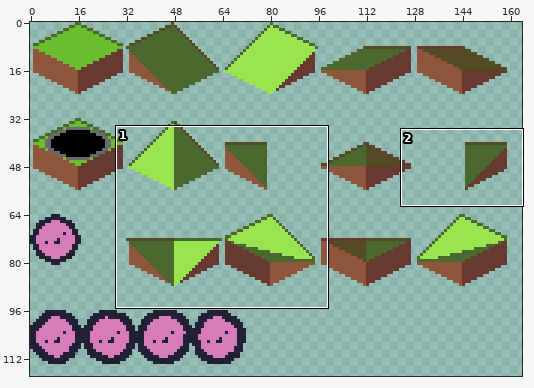
Edited in one commit: pixel-art file (game/sprites/spritesheet.aseprite). Above, an overview of the earlier version with the close-up marked.
Close-up. First the earlier version:
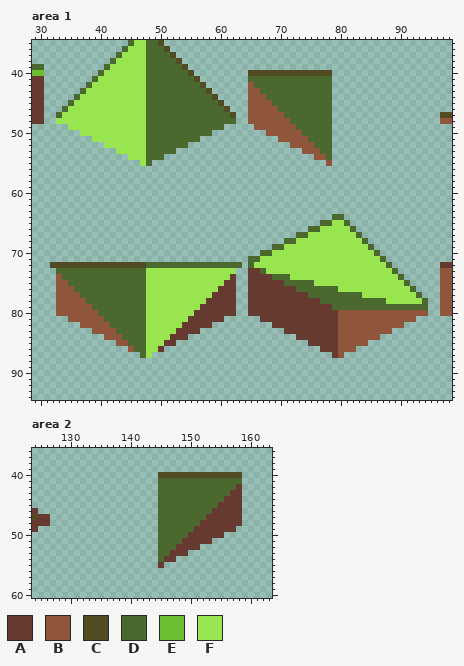
480x320 pixels, 1 frame. Shown: area 1: x 29..98, y 35..94; area 2: x 124..163, y 36..60. The wide view leaves out empty margins.
Palette (. is transparent): A #663931  B #8f563b  C #524b24  D #4b692f  E #6abe30  F #99e550
Pixels before, area 1 (only the part around the change), first column x 29:
37 ..............DFFFFDDDDC..............................................
38 .............DFFFFFDDDDDC.............................................
39 DD..........DFFFFFFDDDDDDC............................................
40 EE.........DFFFFFFFDDDDDDDC.........CCCCCCCCCCCCCC....................
41 AA........DFFFFFFFFDDDDDDDDC........DDDDDDDDDDDDDD....................
42 AA.......DFFFFFFFFFDDDDDDDDDC.......BDDDDDDDDDDDDD....................
43 AA......DFFFFFFFFFFDDDDDDDDDDC......BBDDDDDDDDDDDD....................
44 AA.....DFFFFFFFFFFFDDDDDDDDDDDC.....BBBDDDDDDDDDDD....................
45 AA....DFFFFFFFFFFFFDDDDDDDDDDDDC....BBBBDDDDDDDDDD....................
46 AA...DFFFFFFFFFFFFFDDDDDDDDDDDDDC...BBBBBDDDDDDDDD....................
47 AA..DFFFFFFFFFFFFFFDDDDDDDDDDDDDDC..BBBBBBDDDDDDDD..................CC
48 AA..FFFFFFFFFFFFFFFDDDDDDDDDDDDDDD..BBBBBBBDDDDDDD..................BB
49 ......FFFFFFFFFFFFFDDDDDDDDDDDDD.....BBBBBBBDDDDDD....................
50 ........FFFFFFFFFFFDDDDDDDDDDD.........BBBBBBDDDDD....................
51 ..........FFFFFFFFFDDDDDDDDD.............BBBBBDDDD....................
52 ............FFFFFFFDDDDDDD.................BBBBDDD....................
53 ..............FFFFFDDDDD.....................BBBDD....................
54 ................FFFDDD.........................BBD....................
55 ..................FD.............................B....................
56 ......................................................................
57 ......................................................................
58 ......................................................................
59 ......................................................................
60 ......................................................................
61 ......................................................................
62 ......................................................................
63 ......................................................................
64 ..................................................DD..................
65 ................................................DDFFD.................
66 ..............................................DDFFFFFD................
67 ............................................DDFFFFFFFFD...............
68 ..........................................DDFFFFFFFFFFFD..............
69 ........................................DDFFFFFFFFFFFFFFD.............
70 ......................................DDFFFFFFFFFFFFFFFFFD............
71 ....................................DDFFFFFFFFFFFFFFFFFFFFD...........
72 ...CCCCCCCCCCCCCCCCDDDDDDDDDDDDDDDD.DFFFFFFFFFFFFFFFFFFFFFFD........AA
73 ....DDDDDDDDDDDDDDDFFFFFFFFFFFFFFF..AADFFFFFFFFFFFFFFFFFFFFFD.......BB
74 ....BDDDDDDDDDDDDDDFFFFFFFFFFFFFFA..AAAADDDFFFFFFFFFFFFFFFFFFD......BB
75 ....BBDDDDDDDDDDDDDFFFFFFFFFFFFFAA..AAAAAADDDDDFFFFFFFFFFFFFFFD.....BB
76 ....BBBDDDDDDDDDDDDFFFFFFFFFFFFAAA..AAAAAAAADDDDDDDFFFFFFFFFFFFD....BB
77 ....BBBBDDDDDDDDDDDFFFFFFFFFFFAAAA..AAAAAAAAAADDDDDDDDDFFFFFFFFFD...BB
78 ....BBBBBDDDDDDDDDDFFFFFFFFFFAAAAA..AAAAAAAAAAAADDDDDDDDDDDFFFFFFD..BB
79 ....BBBBBBDDDDDDDDDFFFFFFFFFAAAAAA..AAAAAAAAAAAAAADDDDDDDDDDDDDDDD..BB
80 ....BBBBBBBDDDDDDDDFFFFFFFFAAAAAAA..AAAAAAAAAAAAAAABBBBBBBBBBBBBBB..BB
81 ......BBBBBBDDDDDDDFFFFFFFAAAAAA......AAAAAAAAAAAAABBBBBBBBBBBBB......
82 ........BBBBBDDDDDDFFFFFFAAAAA..........AAAAAAAAAAABBBBBBBBBBB........
83 ..........BBBBDDDDDFFFFFAAAA..............AAAAAAAAABBBBBBBBB..........
84 ............BBBDDDDFFFFAAA..................AAAAAAABBBBBBB............
85 ..............BBDDDFFFAA......................AAAAABBBBB..............
86 ................BDDFFA..........................AAABBB................
87 ..................DF..............................AB..................
88 ......................................................................
89 ......................................................................
90 ......................................................................
91 ......................................................................
92 ......................................................................
Pixels before, area 2, first column x 124:
40 .....................CCCCCCCCCCCCCC
41 .....................DDDDDDDDDDDDDD
42 .....................DDDDDDDDDDDDDA
43 .....................DDDDDDDDDDDDAA
44 .....................DDDDDDDDDDDAAA
45 .....................DDDDDDDDDDAAAA
46 A....................DDDDDDDDDAAAAA
47 CAA..................DDDDDDDDAAAAAA
48 AAA..................DDDDDDDAAAAAAA
49 A....................DDDDDDAAAAAAA.
50 .....................DDDDDAAAAAA...
51 .....................DDDDAAAAA.....
52 .....................DDDAAAA.......
53 .....................DDAAA.........
54 .....................DAA...........
55 .....................A.............
The same view after the edit:
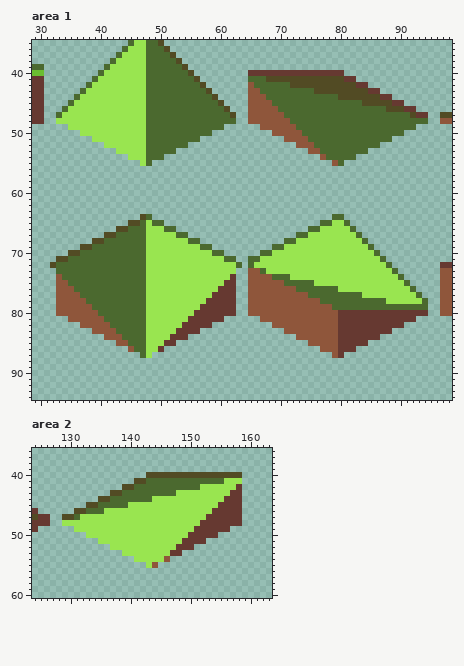
Difference:
Area 1, layer "Layer 1":
y 40: x 65..80 CCCCCCCCCCCCCC.. -> AAAAAAAAAAAAAAAA
y 41: x 68..82 DDDDDDDDDDD.... -> CCCCCCCCCCCCCAA
y 42: x 72..84 DDDDDDD...... -> CCCCCCCCCCCAA
y 43: x 76..86 DDD........ -> CCCCCCCCCAA
y 44: x 79..88 .......... -> DCCCCCCCAA
y 45: x 79..90 ............ -> DDDDDCCCCCAA
y 46: x 79..92 .............. -> DDDDDDDDDCCCAA
y 47: x 79..94 ................ -> DDDDDDDDDDDDDCAA
y 48: x 79..94 ................ -> DDDDDDDDDDDDDDDD
y 49: x 66 B -> .; x 79..92 .............. -> DDDDDDDDDDDDDD
y 50: x 68 B -> .; x 79..90 ............ -> DDDDDDDDDDDD
y 51: x 70 B -> .; x 79..88 .......... -> DDDDDDDDDD
y 52: x 72 B -> .; x 79..86 ........ -> DDDDDDDD
y 53: x 74 B -> .; x 79..84 ...... -> DDDDDD
y 54: x 76 B -> .; x 79..82 .... -> DDDD
y 55: x 78..80 B.. -> .BD
y 64: x 47..48 .. -> CD
y 65: x 45..50 ...... -> CCDFDD
y 66: x 43..52 .......... -> CCDDDFFFDD
y 67: x 41..54 .............. -> CCDDDDDFFFFFDD
y 68: x 39..56 .................. -> CCDDDDDDDFFFFFFFDD
y 69: x 37..58 ...................... -> CCDDDDDDDDDFFFFFFFFFDD
y 70: x 35..60 .......................... -> CCDDDDDDDDDDDFFFFFFFFFFFDD
y 71: x 33..62 .............................. -> CCDDDDDDDDDDDDDFFFFFFFFFFFFFDD
y 72: x 33..62 CCCCCCCCCCCCCCCDDDDDDDDDDDDDDD -> DDDDDDDDDDDDDDDFFFFFFFFFFFFFFF
y 73: x 65..66 AA -> BB
y 74: x 65..68 AAAA -> BBBB
y 75: x 65..70 AAAAAA -> BBBBBB
y 76: x 65..72 AAAAAAAA -> BBBBBBBB
y 77: x 65..74 AAAAAAAAAA -> BBBBBBBBBB
y 78: x 65..76 AAAAAAAAAAAA -> BBBBBBBBBBBB
y 79: x 65..78 AAAAAAAAAAAAAA -> BBBBBBBBBBBBBB
y 80: x 65..94 AAAAAAAAAAAAAAABBBBBBBBBBBBBBB -> BBBBBBBBBBBBBBBAAAAAAAAAAAAAAA
y 81: x 67..92 AAAAAAAAAAAAABBBBBBBBBBBBB -> BBBBBBBBBBBBBAAAAAAAAAAAAA
y 82: x 69..90 AAAAAAAAAAABBBBBBBBBBB -> BBBBBBBBBBBAAAAAAAAAAA
y 83: x 71..88 AAAAAAAAABBBBBBBBB -> BBBBBBBBBAAAAAAAAA
y 84: x 73..86 AAAAAAABBBBBBB -> BBBBBBBAAAAAAA
y 85: x 75..84 AAAAABBBBB -> BBBBBAAAAA
y 86: x 77..82 AAABBB -> BBBAAA
y 87: x 79..80 AB -> BA
Area 2, layer "Layer 1":
y 40: x 143..144 .. -> CC
y 41: x 141..144 .... -> CCDD; x 156..158 DDD -> FFF
y 42: x 139..144 ...... -> CCDDDD; x 152..157 DDDDDD -> FFFFFF
y 43: x 137..144 ........ -> CCDDDDDD; x 148..156 DDDDDDDDD -> FFFFFFFFF
y 44: x 135..155 ..........DDDDDDDDDDD -> CCDDDDDDDFFFFFFFFFFFF
y 45: x 133..154 ............DDDDDDDDDD -> CCDDDDDFFFFFFFFFFFFFFF
y 46: x 131..153 ..............DDDDDDDDD -> CCDDDFFFFFFFFFFFFFFFFFF
y 47: x 129..152 ................DDDDDDDD -> CCDFFFFFFFFFFFFFFFFFFFFF
y 48: x 129..151 ................DDDDDDD -> FFFFFFFFFFFFFFFFFFFFFFF
y 49: x 131..150 ..............DDDDDD -> FFFFFFFFFFFFFFFFFFFF; x 157 A -> .
y 50: x 133..149 ............DDDDD -> FFFFFFFFFFFFFFFFF; x 155 A -> .
y 51: x 135..148 ..........DDDD -> FFFFFFFFFFFFFF; x 153 A -> .
y 52: x 137..147 ........DDD -> FFFFFFFFFFF; x 151 A -> .
y 53: x 139..146 ......DD -> FFFFFFFF; x 149 A -> .
y 54: x 141..147 ....DAA -> FFFFFB.
y 55: x 143..145 ..A -> FB.
